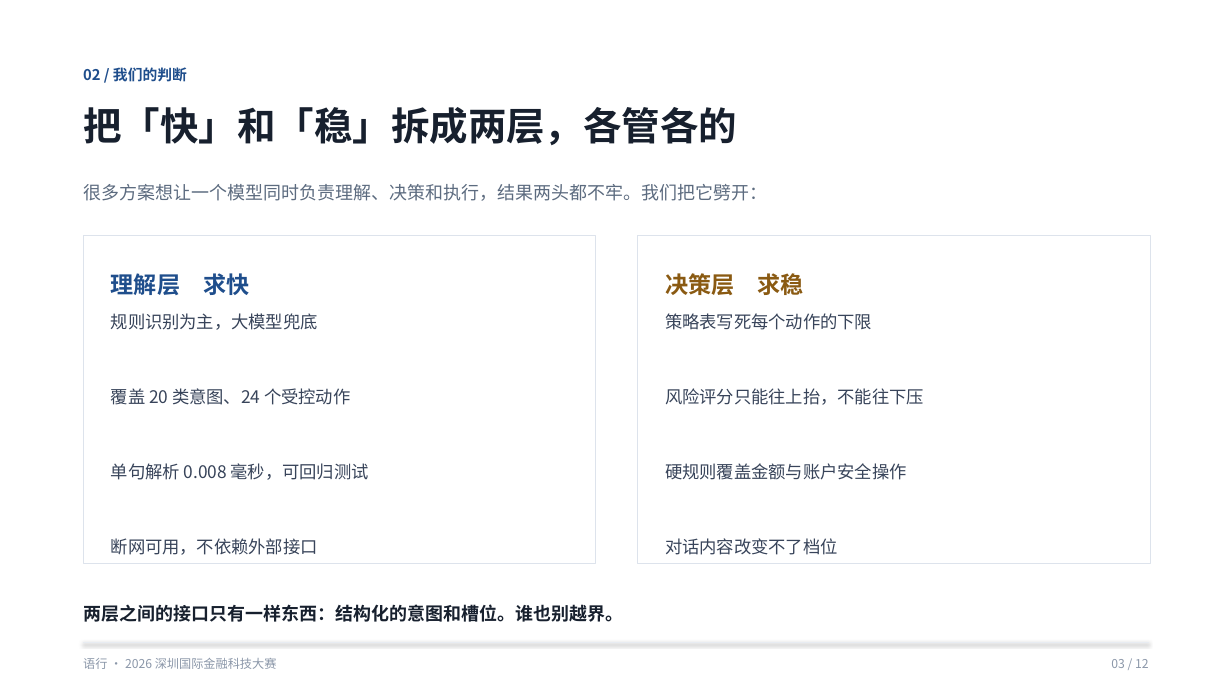
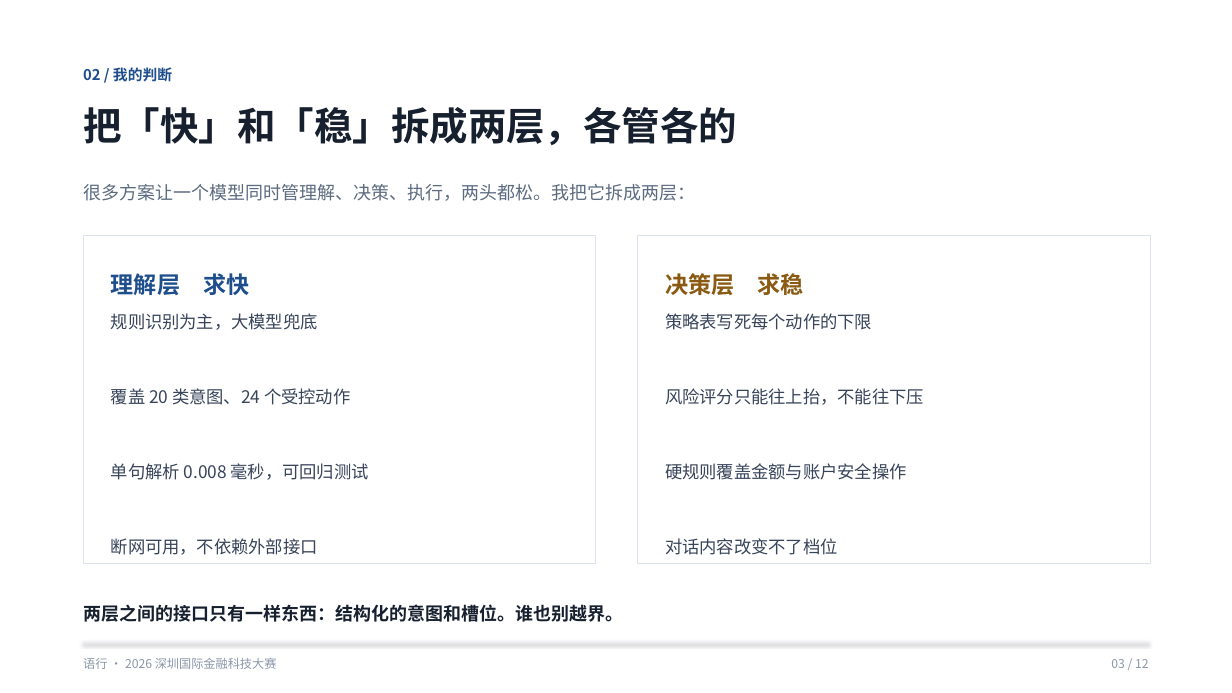
Before and after one commit to isAXya/fintechathon-agent, a slide deck: slide 3 of docs/语行-答辩PPT.pptx. Drawn at 1232x693 pixels with LibreOffice and Linux fonts; fonts in the diff are those of the drawing. Boxes give left, top, right and bottom in pixels: in the first picture for what was removed or moved away, otherwise in the second. Text is boxed around its words. In the diff, an @@ line names an element or a change of style, - is before the commit and + after.

Commit message:
docs: PPT 去企业口吻(我们→我、删营销排比与口号)、技术文档去刻意;安全自评报告已确认无套话

```diff
--- a/docs/语行-答辩PPT.pptx
+++ b/docs/语行-答辩PPT.pptx
@@ text at box(83, 66, 172, 85): text changed @@
-02 / 我们的判断
+02 / 我的判断
@@ text at box(83, 184, 695, 201): text changed @@
-很多方案想让一个模型同时负责理解、决策和执行，结果两头都不牢。我们把它劈开：
+很多方案让一个模型同时管理解、决策、执行，两头都松。我把它拆成两层：
```
Also in this commit, not shown: 6 other slides changed, 2 other files.
